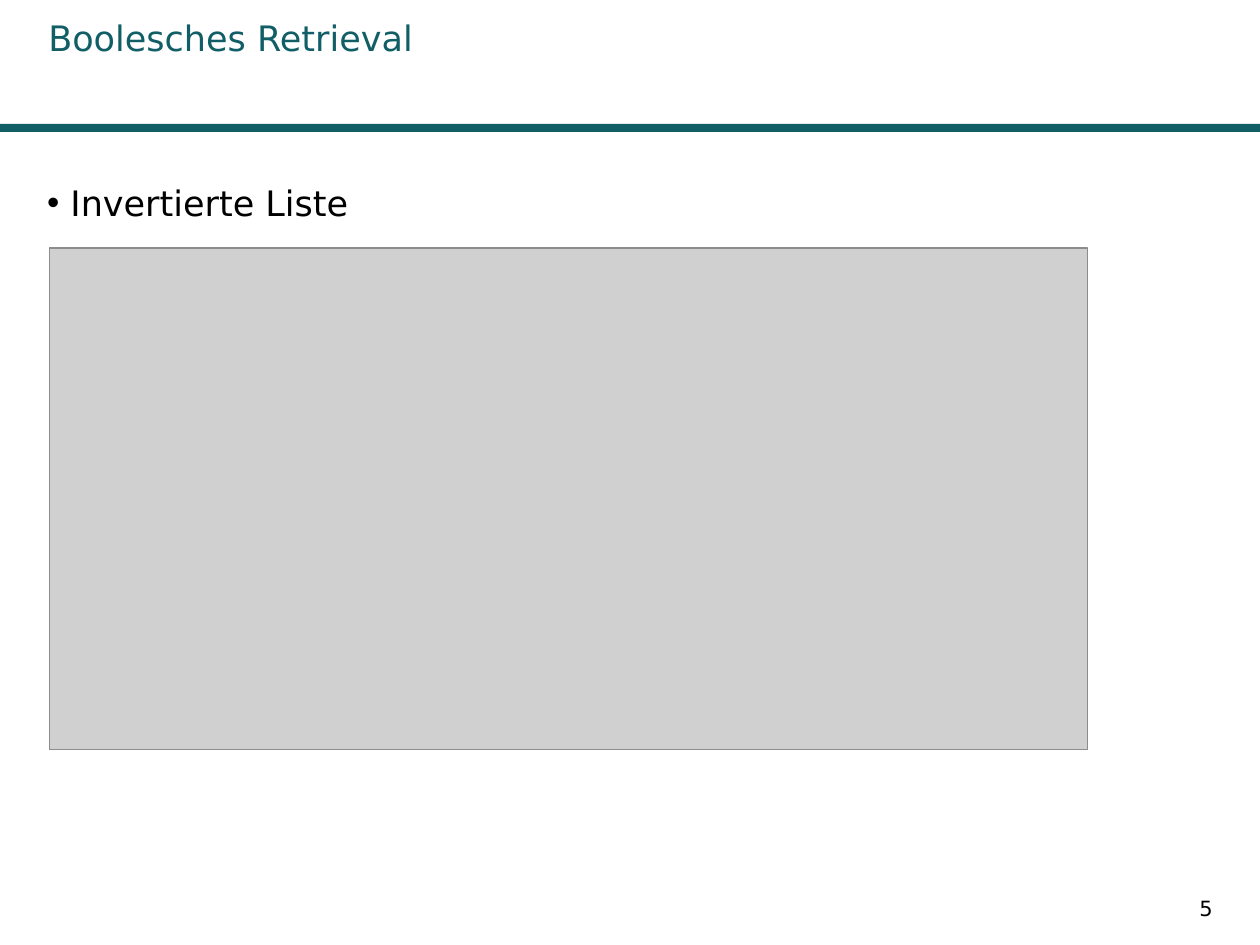
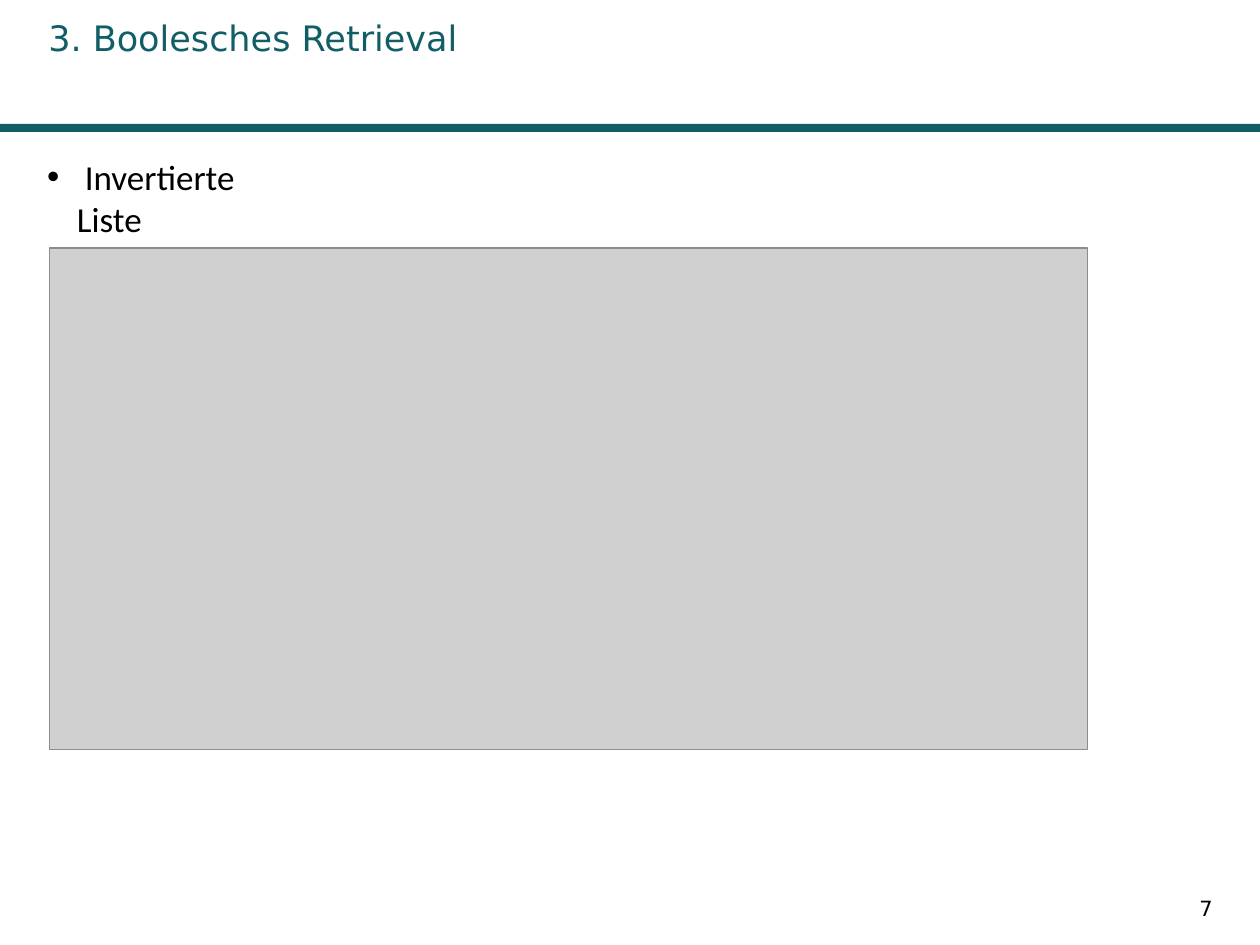
Before and after one commit to AnnikaK/SuchTool, a slide deck: slide 7 of Praesentation/Praesi.pptx (slide 5 before the commit). Drawn at 1260x945 pixels with LibreOffice and Linux fonts; fonts in the diff are those of the drawing; grey boxes stand for pictures; background and template pictures are left out. Boxes give left, top, right and bottom in pixels: in the first picture for what was removed or moved away, otherwise in the second. Text is boxed around its words. In the diff, an @@ line names an element or a change of style, - is before the commit and + after.

```diff
--- a/Praesentation/Praesi.pptx
+++ b/Praesentation/Praesi.pptx
@@ title at (48,24,458,52): text changed @@
-Boolesches Retrieval
+3. Boolesches Retrieval
@@ text "Invertierte Liste": place and size @@
-text "Invertierte Liste" at (70,189,348,217)
+text "Invertierte Liste" at (77,166,235,233)
@@ text "Invertierte Liste" at (77,166,235,233): font DejaVu Sans to Calibri; less space between paragraphs @@
@@ page number at (1199,900,1212,916): text changed @@
-5
+7
```
Also in this commit, not shown: 46 other slides changed, 2 slides added, 6 other files.
